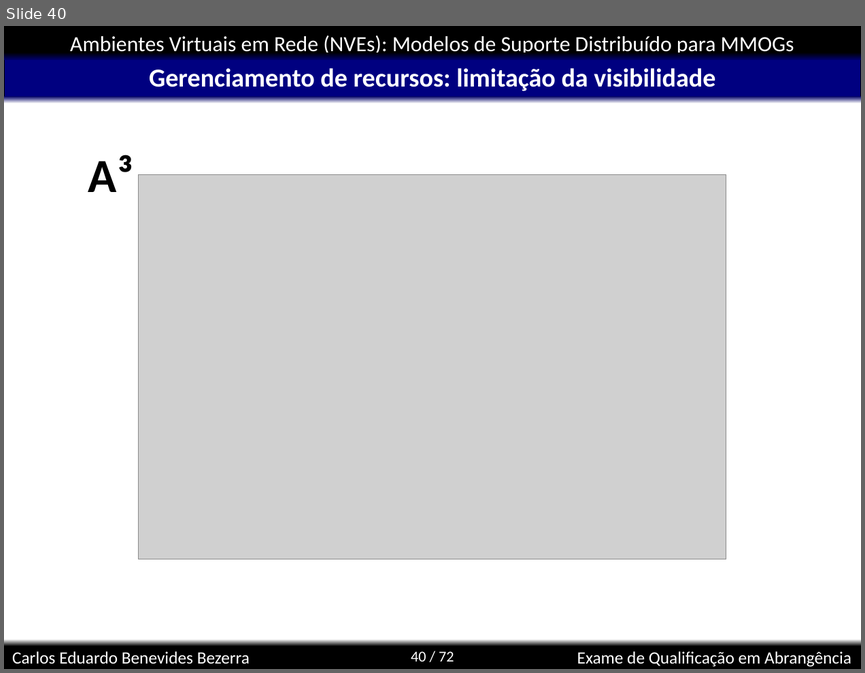
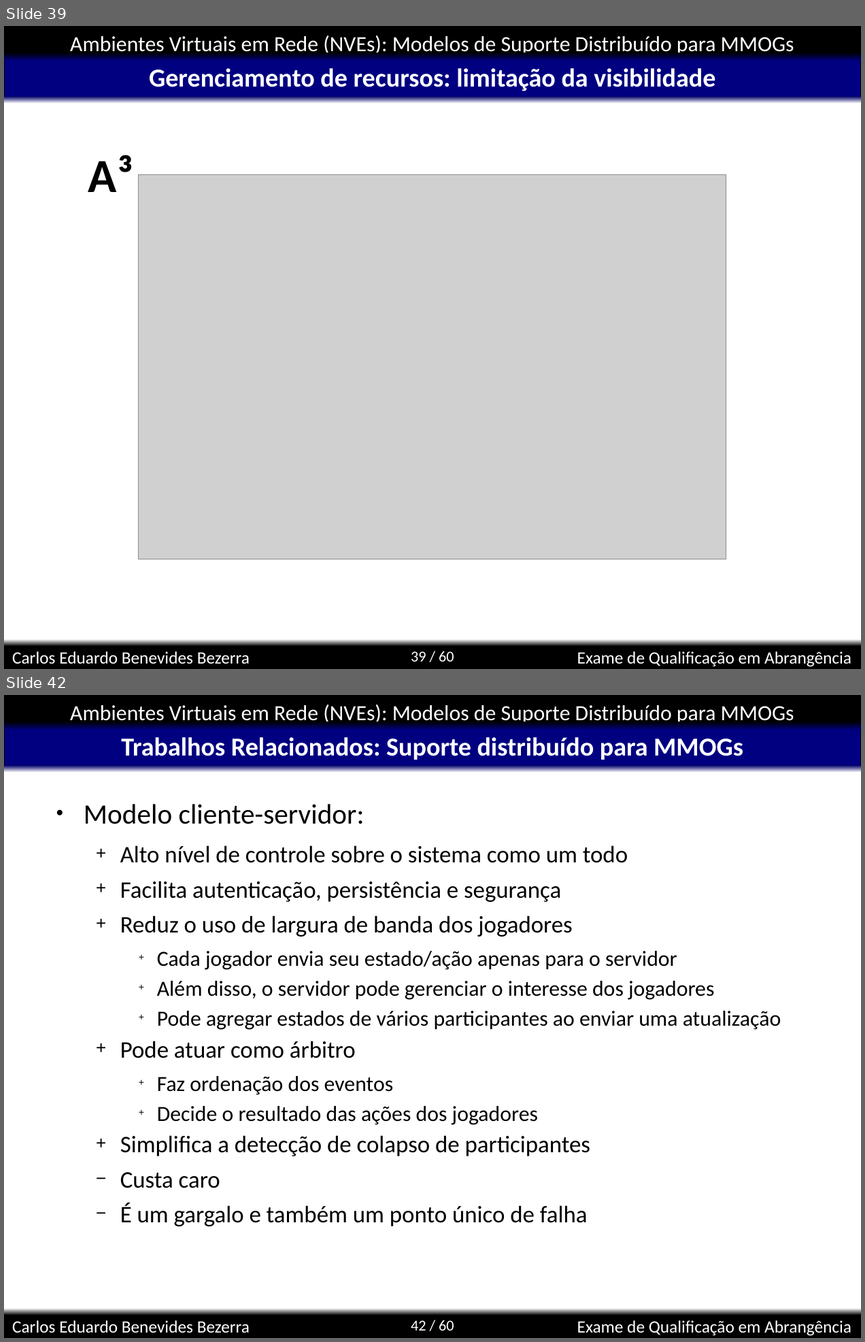
Before and after one commit to kdubezerra/kdubezerra, a slide deck: disciplinas/cmp600/app.ppt. Shown one above the other, each under a label of ours: slide 40 before the commit, slides 39 and 42 after it; the slides between them are not shown. The pictures are 865x673 and 865x1342 pixels, drawn with LibreOffice and Linux fonts; fonts in the diff are those of the drawing; grey boxes stand for pictures; background and template pictures are left out. Boxes give left, top, right and bottom in pixels: in the first picture for what was removed or moved away, otherwise in the second. Text is boxed around its words. In the diff, an @@ line names an element or a change of style, - is before the commit and + after.

```diff
--- a/disciplinas/cmp600/app.ppt
+++ b/disciplinas/cmp600/app.ppt
@@ slide 42 added at bbox=[4, 695, 861, 1338], background #FFFFFF; not listed: 8 template elements that a slide beside it also shows @@
@@ title added at bbox=[121, 737, 743, 760], 24 pt, text #FFFFFF, bold @@
+Trabalhos Relacionados: Suporte distribuído para MMOGs
@@ text added at bbox=[84, 804, 781, 1226], 22 pt, text #000000 @@
+● Modelo cliente-servidor:
+  + Alto nível de controle sobre o sistema como um todo
+  + Facilita autenticação, persistência e segurança
+  + Reduz o uso de largura de banda dos jogadores
+    + Cada jogador envia seu estado/ação apenas para o servidor
+    + Além disso, o servidor pode gerenciar o interesse dos jogadores
+    + Pode agregar estados de vários participantes ao enviar uma atualização
+  + Pode atuar como árbitro
+    + Faz ordenação dos eventos
+    + Decide o resultado das ações dos jogadores
+  + Simplifica a detecção de colapso de participantes
+  − Custa caro
+  − É um gargalo e também um ponto único de falha
@@ what was slide 40 is now slide 39 @@
@@ page number at bbox=[411, 651, 454, 661]: text changed @@
-40 / 72
+39 / 60
```
Also in this commit, not shown: 5 slides changed, 20 other slides added, 1 slide removed, 1 other file.
